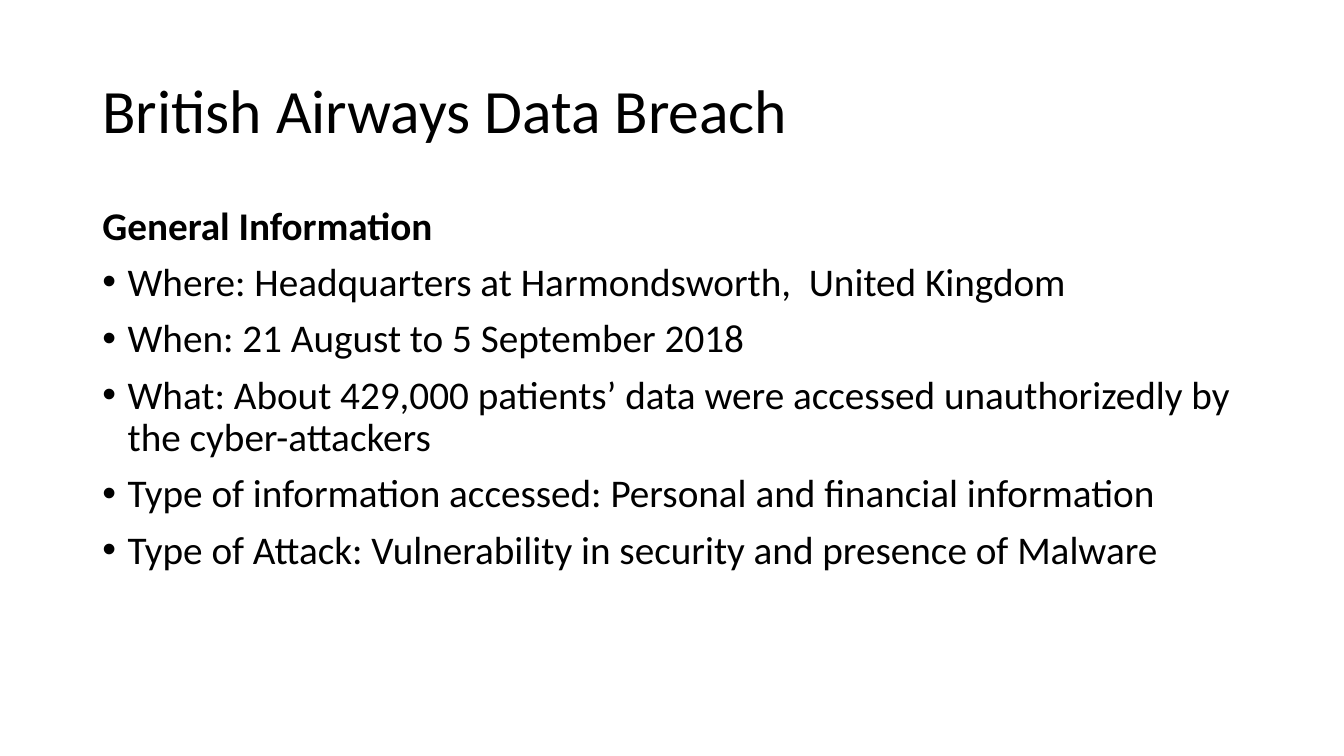
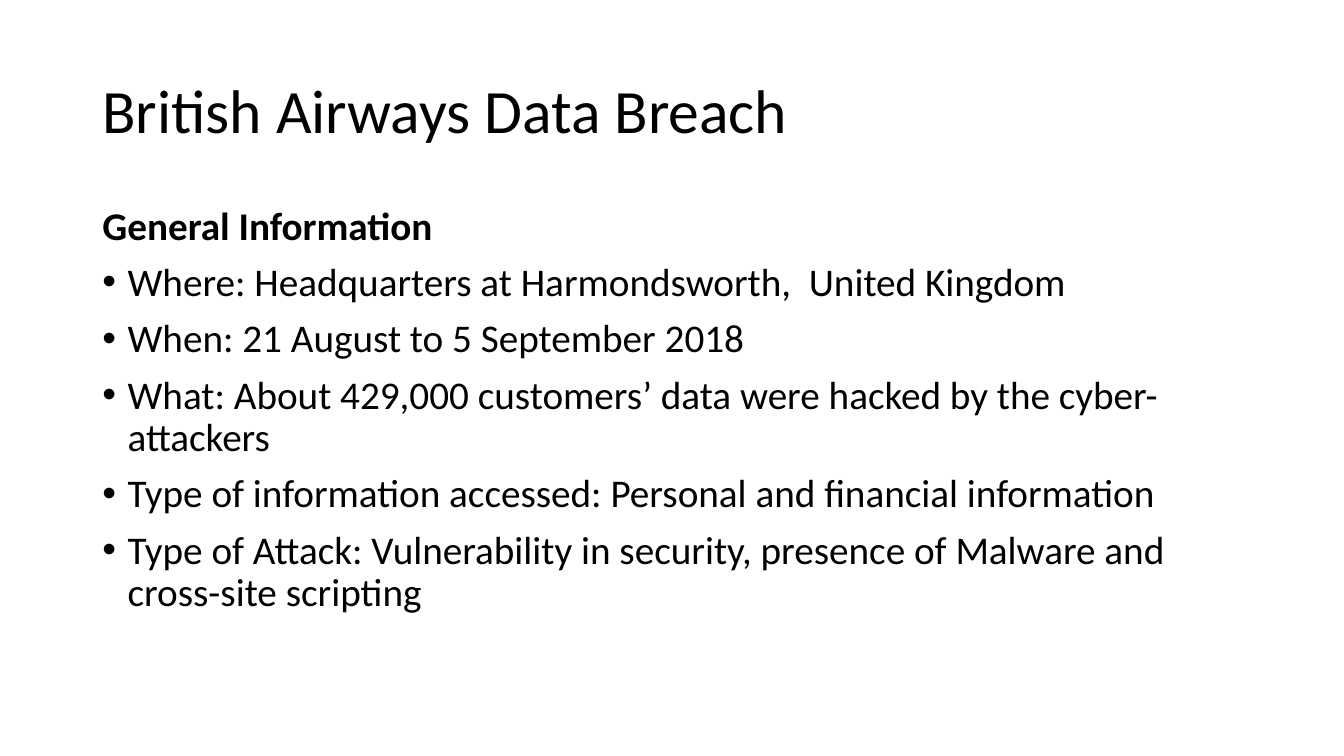
Before and after one commit to nicholasneo78/regression-analysis, a slide deck: slide 12 of CE4062-project.pptx. Drawn at 1344x756 pixels with LibreOffice and Linux fonts; fonts in the diff are those of the drawing. Boxes give left, top, right and bottom in pixels: in the first picture for what was removed or moved away, otherwise in the second. Text is boxed around its words. In the diff, an @@ line names an element or a change of style, - is before the commit and + after.

Commit message:
updated slides

```diff
--- a/CE4062-project.pptx
+++ b/CE4062-project.pptx
@@ text at <box>128,381,1158,452</box>: text changed @@
-• What: About 429,000 patients’ data were accessed unauthorizedly by the cyber-attackers
+• What: About 429,000 customers’ data were hacked by the cyber-attackers
@@ text at <box>128,536,1164,613</box>: text changed @@
-• Type of Attack: Vulnerability in security and presence of Malware
+• Type of Attack: Vulnerability in security, presence of Malware and cross-site scripting
```
Also in this commit, not shown: 1 other slide changed, 7 slides added, 1 slide removed.
